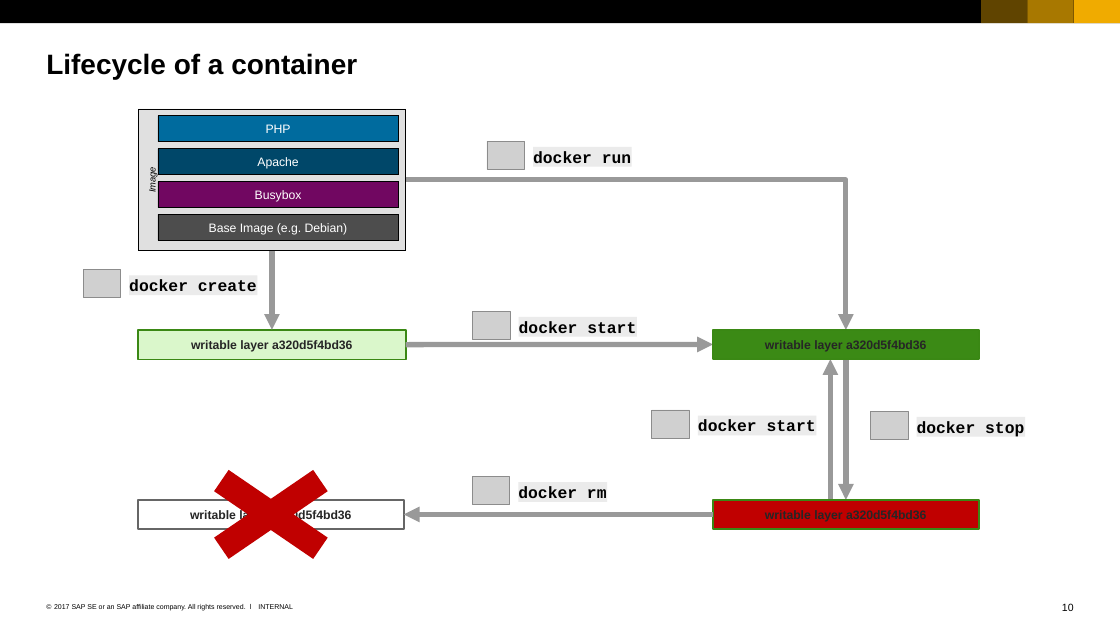
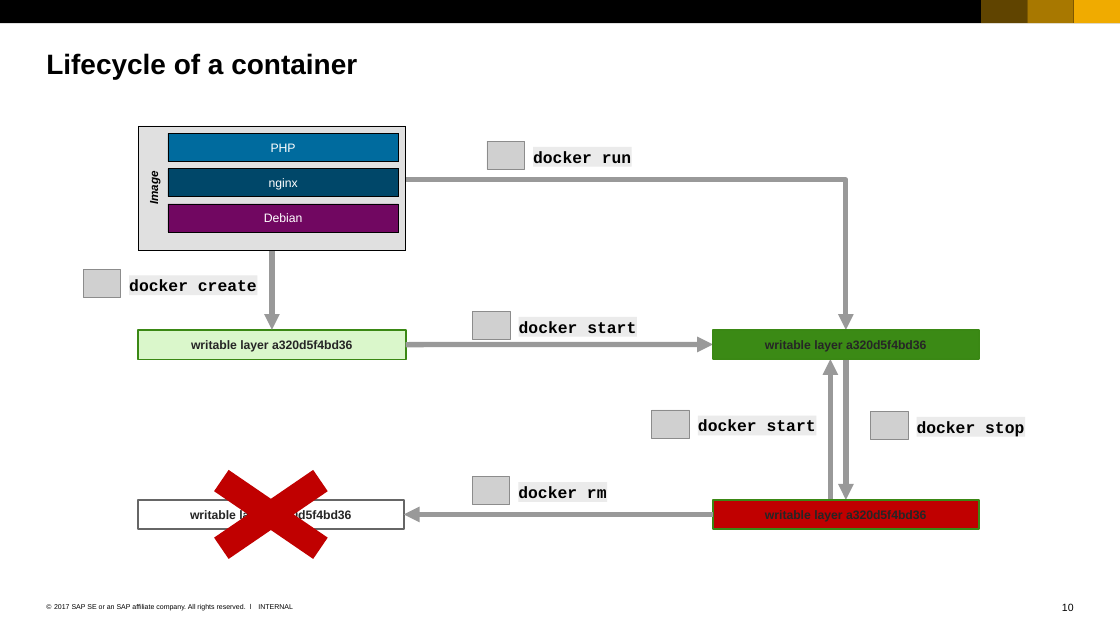
Before and after one commit to cuijiyao01/docker-k8s-training, a slide deck: slide 10 of docker/02_Docker_Fundamentals.pptx. Drawn at 1120x630 pixels with LibreOffice and Linux fonts; fonts in the diff are those of the drawing; grey boxes stand for pictures. Boxes give left, top, right and bottom in pixels: in the first picture for what was removed or moved away, otherwise in the second. Text is boxed around its words. In the diff, an @@ line names an element or a change of style, - is before the commit and + after.

```diff
--- a/docker/02_Docker_Fundamentals.pptx
+++ b/docker/02_Docker_Fundamentals.pptx
@@ rectangle "Image": place and size @@
-rectangle "Image" at bbox=[138, 109, 406, 251]
+rectangle "Image" at bbox=[138, 126, 406, 250]
@@ rectangle "Image" at bbox=[138, 126, 406, 250]: size 8 to 10 pt, bold on; more space between paragraphs @@
@@ rectangle removed at bbox=[158, 149, 398, 175] @@
-Apache
@@ rectangle "PHP": place and size @@
-rectangle "PHP" at bbox=[158, 116, 398, 142]
+rectangle "PHP" at bbox=[168, 133, 398, 161]
@@ rectangle added at bbox=[168, 169, 398, 196], fill #00476A, outline #000000 0.5 pt, 10.5 pt, text #FFFFFF @@
+nginx
@@ rectangle removed at bbox=[158, 181, 398, 207] @@
-Busybox
@@ rectangle "Debian": place and size @@
-rectangle "Debian" at bbox=[158, 214, 398, 240]
+rectangle "Debian" at bbox=[168, 204, 398, 232]
@@ rectangle "Debian" at bbox=[168, 204, 398, 232]: fill #4D4D4D to #710761 @@
@@ text in rectangle at bbox=[264, 213, 303, 222]: text changed @@
-Base Image (e.g. Debian)
+Debian
```
Also in this commit, not shown: 1 other slide changed, 1 slide removed, 2 other files.
